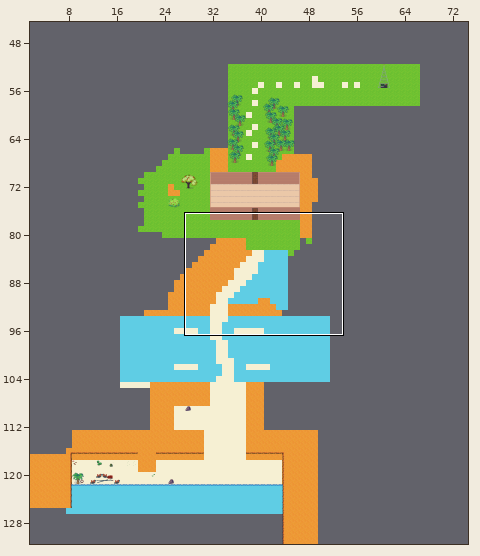
A Tiled map gets an edit: assets/levels/tutorial.tmx. The first picture is a wide view before the edit; the outline marks the close-up.
Close-up. First the earlier version:
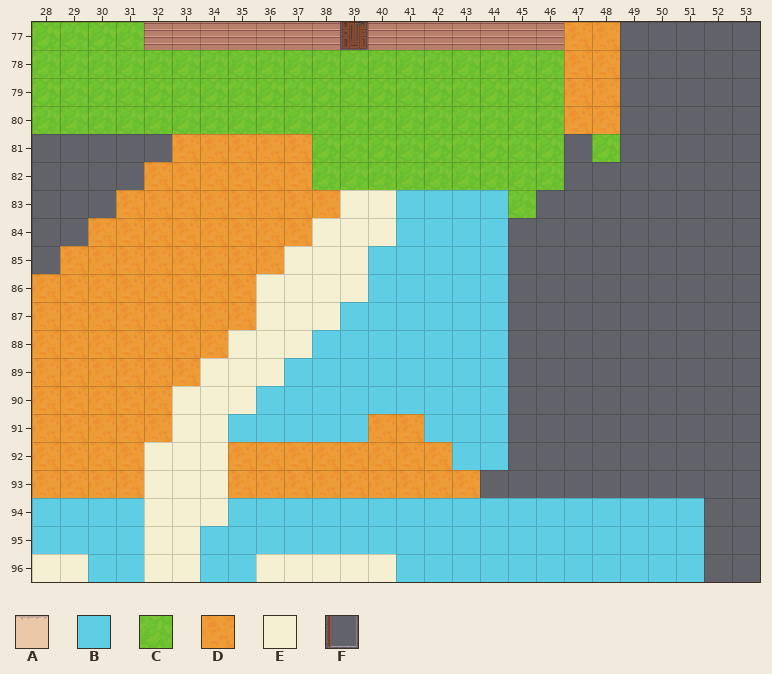
Cells are 32x32 px. Shown: x 28..53, y 77..96. The commit also changed other parts of the map, which this record leaves out. The old version is drawn lined up with the new one.
Key: from "InteriorTutorial": A 19; from "Outdoors": B 45, C 56, D 67, E 78; from "parkinglot": F 91.
_ is an empty cell, # one hidden under a higher layer.
Layers that did not change in this view are not listed.
Layer "Tile Layer 1" before, first column x 28:
77 CCCCAAAAAAAAAAAAAAADD_____
78 CCCCCCCCCCCCCCCCCCCDD_____
79 CCCCCCCCCCCCCCCCCCCDD_____
80 CCCCCCCCCCCCCCCCCCCDD_____
81 _____DDDDDCCCCCCCCC_C_____
82 ____DDDDDDCCCCCCCCC_______
83 ___DDDDDDDDEE____C________
84 __DDDDDDDDEEE_____________
85 _DDDDDDDDEEE______________
86 DDDDDDDDEEEE______________
87 DDDDDDDDEEE_______________
88 DDDDDDDEEE________________
89 DDDDDDEEEBBBBB____________
90 DDDDDEEEBBBBB##___________
91 DDDDDEEBBBBBDDB___________
92 DDDDEEEDDDDDDDD___________
93 DDDDEEEDDDDDDDDD__________
94 BBBB###BBBBBBBBBBBBBBBBB__
95 BBBB##BBBBBBBBBBBBBBBBBB__
96 ##BB##BB#####BBBBBBBBBBB__
Layer "GroundDecorations" before, first column x 28:
77 ___________F______________
78 __________________________
79 __________________________
80 __________________________
81 __________________________
82 __________________________
83 _____________BBBB_________
84 _____________BBBB_________
85 ____________BBBBB_________
86 ____________BBBBB_________
87 ___________BBBBBB_________
88 __________BBBBBBB_________
89 ______________BBB_________
90 _____________BBBB_________
91 _______________BB_________
92 _______________BB_________
93 __________________________
94 __________________________
95 __________________________
96 __________________________
Once edited:
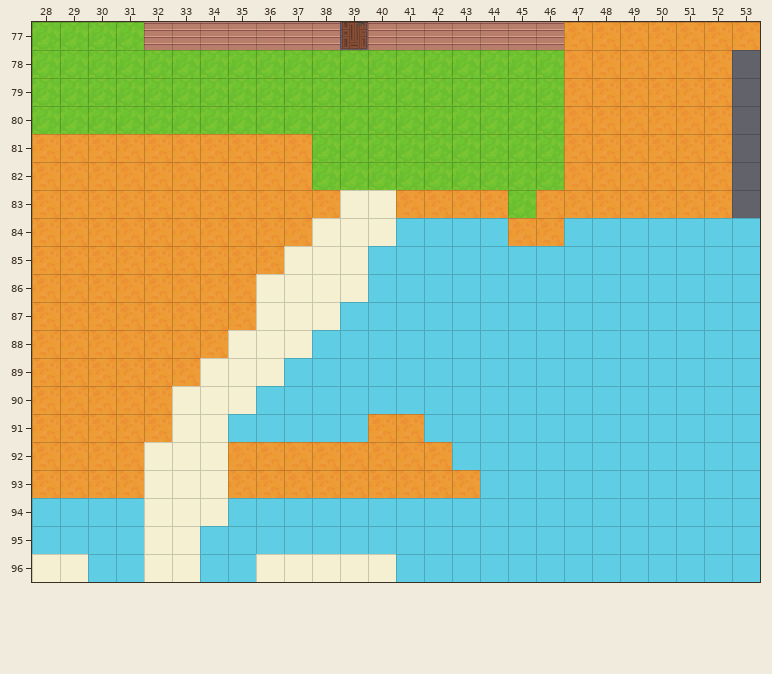
Difference:
Changed rows in their new state; . is an unchanged cell.
map size 82x100 -> 82x150 cells (old content now starts at 0,50; both pictures use the new coordinates)
Layer "Tile Layer 1":
first column x 28:
77 .....................DDDDD
78 .....................DDDD.
79 .....................DDDD.
80 .....................DDDD.
81 DDDDD..............DDDDDD.
82 DDDD...............DDDDDD.
83 DDD..........DDDD.DDDDDDD.
84 DD...............DDBBBBBBB
85 D................BBBBBBBBB
86 .................BBBBBBBBB
87 .................BBBBBBBBB
88 .................BBBBBBBBB
89 .................BBBBBBBBB
90 .................BBBBBBBBB
91 .................BBBBBBBBB
92 .................BBBBBBBBB
93 ................BBBBBBBBBB
94 ........................BB
95 ........................BB
96 ........................BB
Layer "GroundDecorations":
first column x 41:
83 ____
Changed places in both close-ups, as pixel boxes (x1, y1, x2, y2):
changed: (396, 22, 760, 582)
added: (32, 134, 172, 274)
